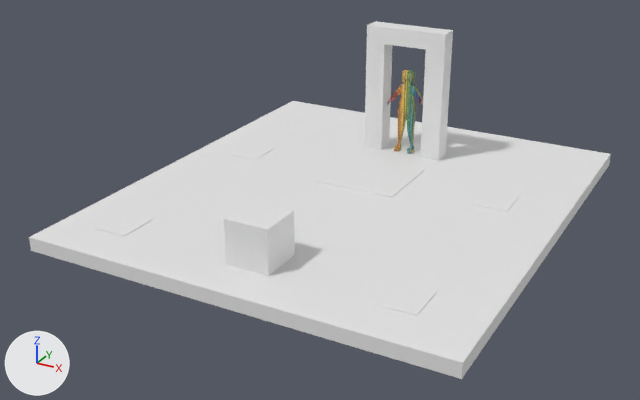
What one commit did to the Blender file defaultScene.blend.
The view is the same before and after, from a 50 mm camera at (8.71, -20.5, 8.23) aimed at (-0.35, -4.03, 0.0). Every picture has the same lights, and +X, +Y and +Z are marked at lower left.
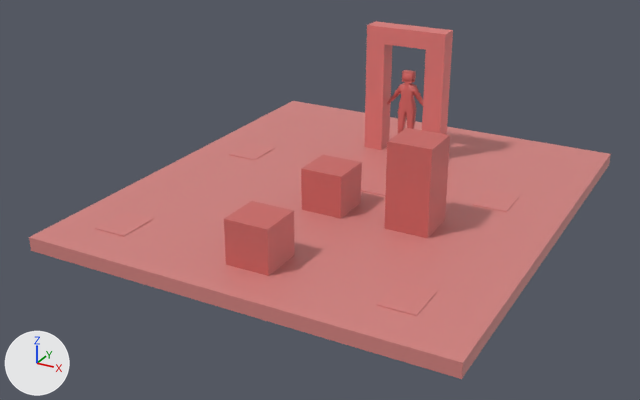
The newer file is also rescaled (x2.057), turned or shifted as a whole; pictures and numbers use the older file's frame.

Location of each change, [x1, y1, x2, y2] in pixels of the pictures (640 x 400 px):
'Cube.001', recoloured, surface changed (white to pink)
    both: [29, 101, 611, 379]
'Cube.007', recoloured (white to pink)
    both: [364, 21, 453, 161]
'Cube', recoloured, surface changed (white to pink)
    both: [95, 143, 520, 316]
'Cube.004', recoloured (white to brown)
    both: [224, 201, 295, 276]
'Cube.005', added (brown)
    after: [386, 128, 450, 195]
'Cube.002', added (brown)
    after: [301, 155, 362, 219]
'Cube.003', added (brown)
    after: [384, 180, 447, 238]
part 1 of me_cube_cube_002, surface changed
    before: [387, 70, 423, 154]
    after: [387, 70, 423, 133]

The change, as a diff of the scene's bpy script:
```diff
--- a/defaultScene.blend.py
+++ b/defaultScene.blend.py
@@ mat_defcolor @@
+mat_defcolor = principled_material('defColor')
+mat_defcolor.texture = img_color_atlas_png_001
@@ me_cube_cube_002 @@
 me_cube_cube_002.from_pydata(...)  # 412 vertices, 410 faces; spans x -0.62..0.62, y -0.16..0.24, z 0.0..2.16
 # used by ob_test_dummys_001; location = (0.0, 0.0, -0.05)
+# me_cube_cube_002 part 1: texture (UV) coordinates of 410 of 410 faces, centred in x -0.61..0.61, y -0.16..0.24, z 0.0..2.16, changed; they spanned u -0.12..1.12, v -0.66..1.5 and now span u 0.08..0.08, v 1.0..1.0
 me_cube_cube_002.materials.append(mat_defaultcolor_001)
@@ me_cube_014 @@
 me_cube_014.from_pydata(...)  # 24 vertices, 18 faces; spans x -1.06..1.06, y -0.25..0.25, z 0.0..3.29
+me_cube_014.materials.append(mat_defcolor)  # picture img_color_atlas_png_001
@@ me_cube_030 @@
 me_cube_030.from_pydata(...)  # 8 vertices, 6 faces; spans x -0.5..0.5, y -0.5..0.5, z -0.5..0.5
+me_cube_030.materials.append(mat_defcolor)  # picture img_color_atlas_png_001
@@ me_cube_002 @@
 me_cube_002.from_pydata(...)  # 8 vertices, 6 faces; spans x -4.85..4.85, y -5.52..5.52, z 0.18..0.5
 # used by ob_cube_001; location = (0.0, -3.11, -0.55)
+# me_cube_002 part 2: texture (UV) coordinates of 6 of 6 faces, centred in x -4.85..4.85, y -5.52..5.52, z 0.18..0.5, changed; they spanned u -5.02..6.02, v -5.02..6.02 and now span u 0.08..0.08, v 1.0..1.0
+me_cube_002.materials.append(mat_defcolor)  # picture img_color_atlas_png_001
@@ me_cube @@
 me_cube.from_pydata(...)  # 40 vertices, 30 faces; spans x -3.91..3.6, y -5.63..1.0, z 0.71..1.0
 # used by ob_cube; location = (0.01, -2.01, -1.03)
+# me_cube part 3: texture (UV) coordinates of 30 of 30 faces, centred in x -3.91..3.6, y -5.63..1.0, z 0.71..1.0, changed; they spanned u -3.54..33.63, v -10.41..1.29 and now span u 0.08..0.08, v 1.0..1.0
+me_cube.materials.append(mat_defcolor)  # picture img_color_atlas_png_001
@@ me_cube_011 @@
+me_cube_011.from_pydata(...)  # a box spanning x -0.5..0.5, y -0.5..0.5, z -0.5..0.5
+me_cube_011.materials.append(mat_defcolor)  # picture img_color_atlas_png_001
@@ ob_cube_005 @@
+ob_cube_005 = bpy.data.objects.new('Cube.005', me_cube_011)
+ob_cube_005.location = (2.07, -4.11, 1.45)
@@ ob_cube_003 @@
+ob_cube_003 = bpy.data.objects.new('Cube.003', me_cube_011.copy())
+ob_cube_003.location = (2.07, -4.11, 0.45)
@@ ob_cube_002 @@
+ob_cube_002 = bpy.data.objects.new('Cube.002', me_cube_011.copy())
+ob_cube_002.location = (0.0, -4.11, 0.45)
```
